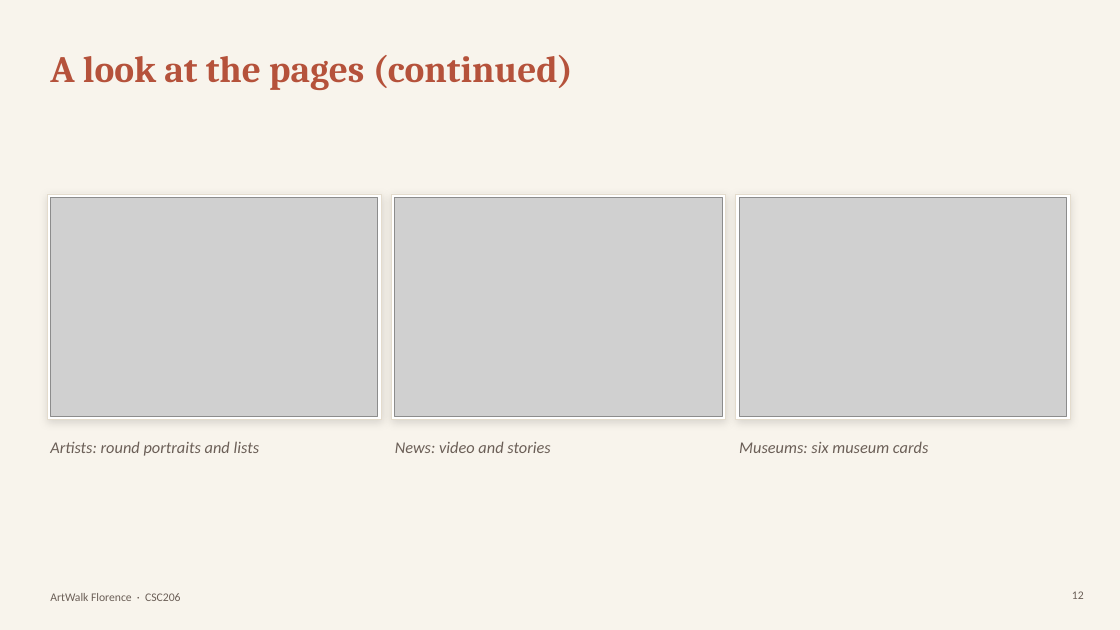
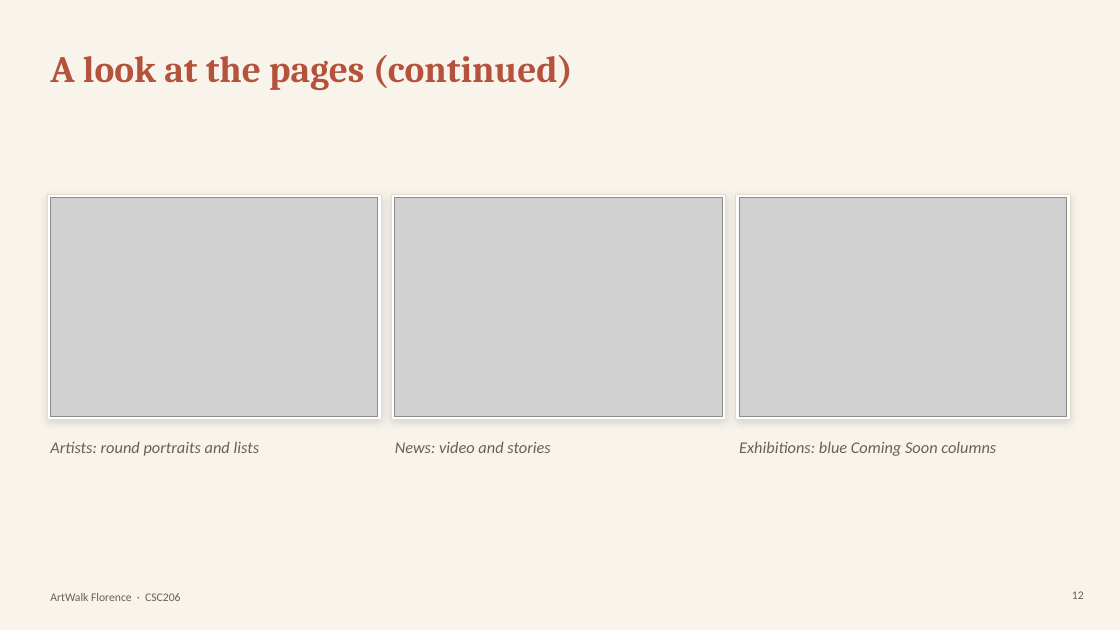
Before and after one commit to Kntouanoglou/Claude, a slide deck: slide 12 of artwalk-florence/presentation/ArtWalk-Florence-Presentation.pptx. Drawn at 1120x630 pixels with LibreOffice and Linux fonts; fonts in the diff are those of the drawing; grey boxes stand for pictures. Boxes give left, top, right and bottom in pixels: in the first picture for what was removed or moved away, otherwise in the second. Text is boxed around its words. In the diff, an @@ line names an element or a change of style, - is before the commit and + after.

```diff
--- a/artwalk-florence/presentation/ArtWalk-Florence-Presentation.pptx
+++ b/artwalk-florence/presentation/ArtWalk-Florence-Presentation.pptx
@@ text at [739,441,996,456]: text changed @@
-Museums: six museum cards
+Exhibitions: blue Coming Soon columns
```
Also in this commit, not shown: 10 other slides changed.
